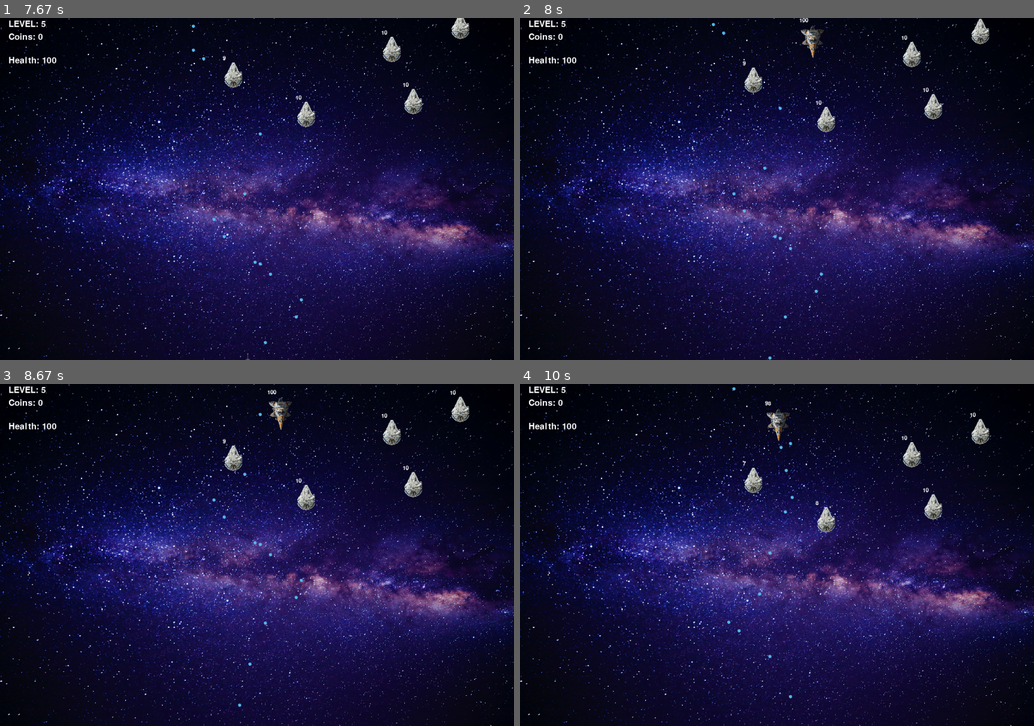
Above: before the commit, frames 1-4 (two rows, left to right).
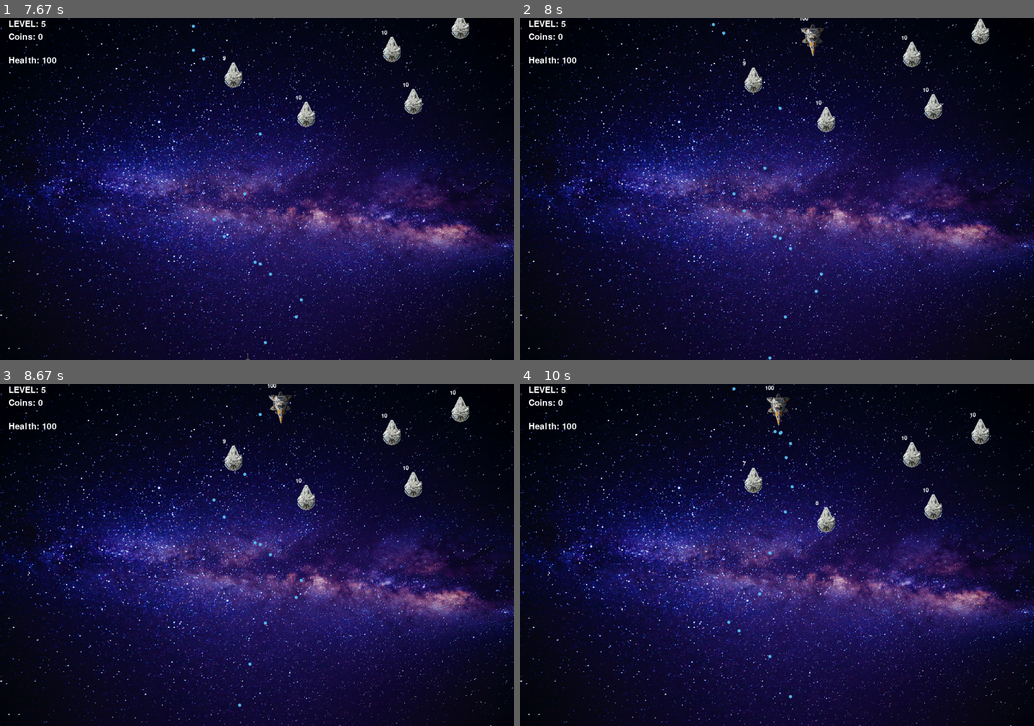
Above: after the commit, the same moments.

Repository: Pavel-Bylkov/shuter_pygame
Game: pygame game, started from game4.py
Same seed, same stepped clock (60 frames per second), same inputs: the game is played once before the commit and once after it.
Inputs:
- Up to frame 1 (7.67 s): hold A 1.83-2.37 s; hold R 2.4-2.7 s; hold S 2.4-2.7 s; hold S 2.73-3.03 s; tap Space at 3.5, 3.9, 4.3, 4.6, 4.97, 5.37, 5.67, 5.87, 6.17, 6.37, 6.7, 7, 7.2, 7.5 s; hold W 3.83-4.2 s; hold D 4.23-4.87 s; hold S 4.9-5.27 s; hold A 5.3-5.77 s; hold D 5.8-6.27 s; hold W 6.3-6.6 s; hold D 6.63-7.1 s; hold A from 7.13 s (still down)
- Up to frame 2 (8 s): release A at 7.67 s; hold S from 7.7 s (still down); tap Space at 7.77 s
- Up to frame 3 (8.67 s): release S at 8 s; hold A 8.03-8.43 s; tap Space at 8.1, 8.53 s; hold W from 8.47 s (still down)
- Up to frame 4 (10 s): release W at 8.83 s; hold D 8.87-9.5 s; tap Space at 8.93, 9.23, 9.6 s; hold S 9.53-9.9 s; hold A from 9.93 s (still down)

Frame 1 is identical in both runs. In frame 2, 0.2% of the frame differs, in the area x 54-60%, y 0-12%; in frame 3, 0.3%; in frame 4, 0.4%, in the area x 47-54%, y 0-34%.

Commit message:
slow boss

Diff:
--- a/game4.py
+++ b/game4.py
@@ -1,3 +1,4 @@
+#!./venv/bin/python3
 import pygame as pg
 import random
 import time
@@ -186,13 +187,17 @@
                                  self.rect.right - self.rect.left, win_height)
         if random.randint(0, 1):
             self.speed *= -1
+        self.fps = 0
 
     def move(self):
         if 30 < self.rect.x + self.speed < win_width - 30:
             self.rect.x += self.speed
         else:
             self.speed *= -1
-        self.rect.y += 1
+        if self.fps // 5 == 1:
+            self.rect.y += 1
+            self.fps = 0
+        self.fps += 1
 
     def fire(self):
         if time.time() - self.reload > 0.3:
